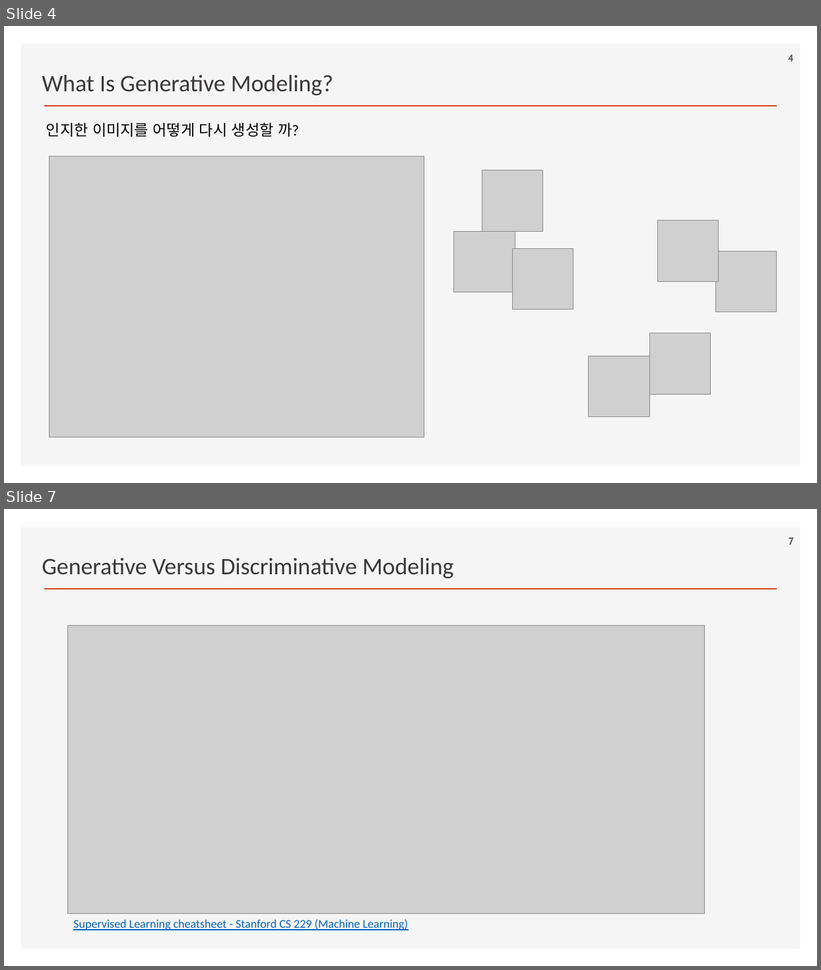
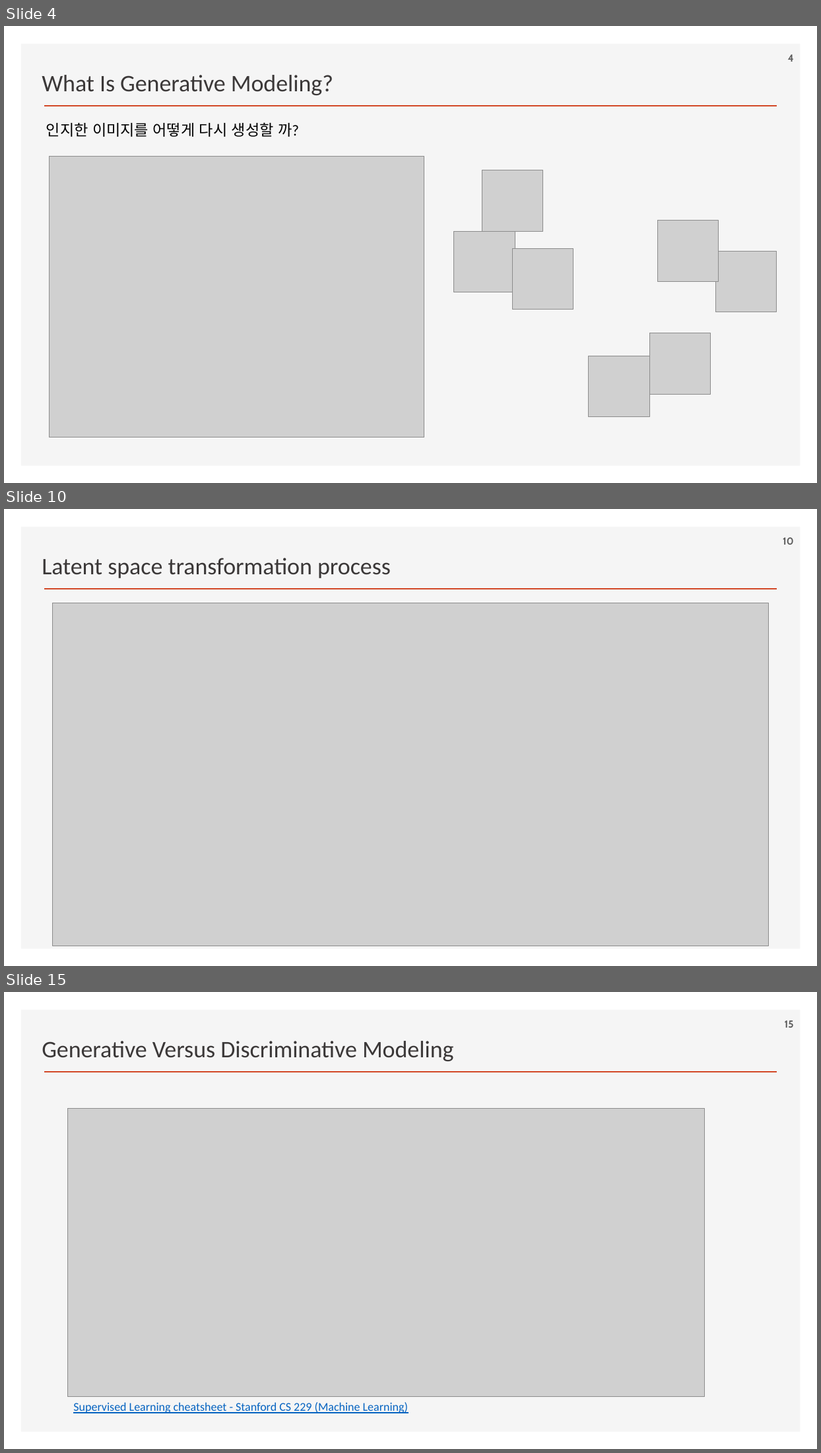
Before and after one commit to ancestor9/2026_Fall_Generative-Deep-Learning, a slide deck: Chapter 01 Generative Deep Learning.pptx. Shown one above the other, each under a label of ours: slides 4 and 7 before the commit, slides 4, 10 and 15 after it; the slides between them are not shown. The pictures are 821x970 and 821x1453 pixels, drawn with LibreOffice and Linux fonts; fonts in the diff are those of the drawing; grey boxes stand for pictures; background and template pictures are left out. Boxes give left, top, right and bottom in pixels: in the first picture for what was removed or moved away, otherwise in the second. Text is boxed around its words. In the diff, an @@ line names an element or a change of style, - is before the commit and + after.

```diff
--- a/Chapter 01 Generative Deep Learning.pptx
+++ b/Chapter 01 Generative Deep Learning.pptx
@@ slide 10 added at bbox=[4, 509, 817, 966], background #FFFFFF; not listed: 2 template elements that a slide beside it also shows @@
@@ page number added at bbox=[783, 537, 794, 545], 12 pt, text #595959, bold @@
+10
@@ text added at bbox=[42, 558, 391, 578], 28 pt, text #3B3838 @@
+Latent space transformation process
@@ picture added at bbox=[53, 603, 768, 947] @@
@@ what was slide 7 is now slide 15 @@
@@ page number at bbox=[785, 1020, 794, 1028]: text changed @@
-7
+15
```
Also in this commit, not shown: 2 slides changed, 7 other slides added.
